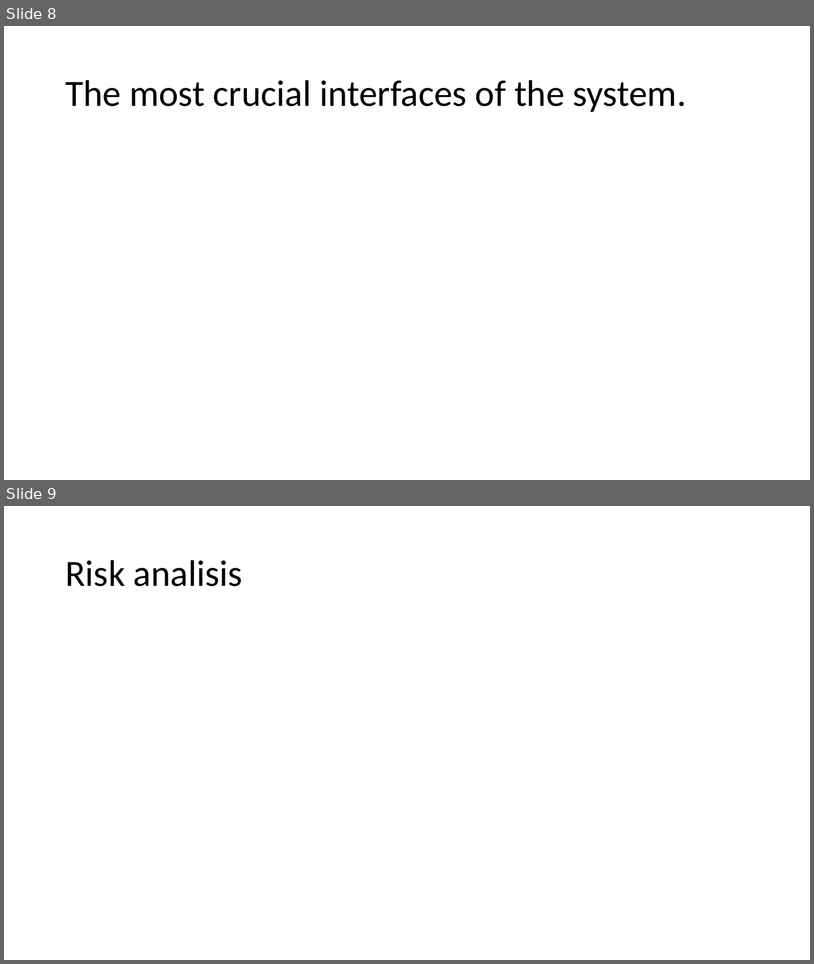
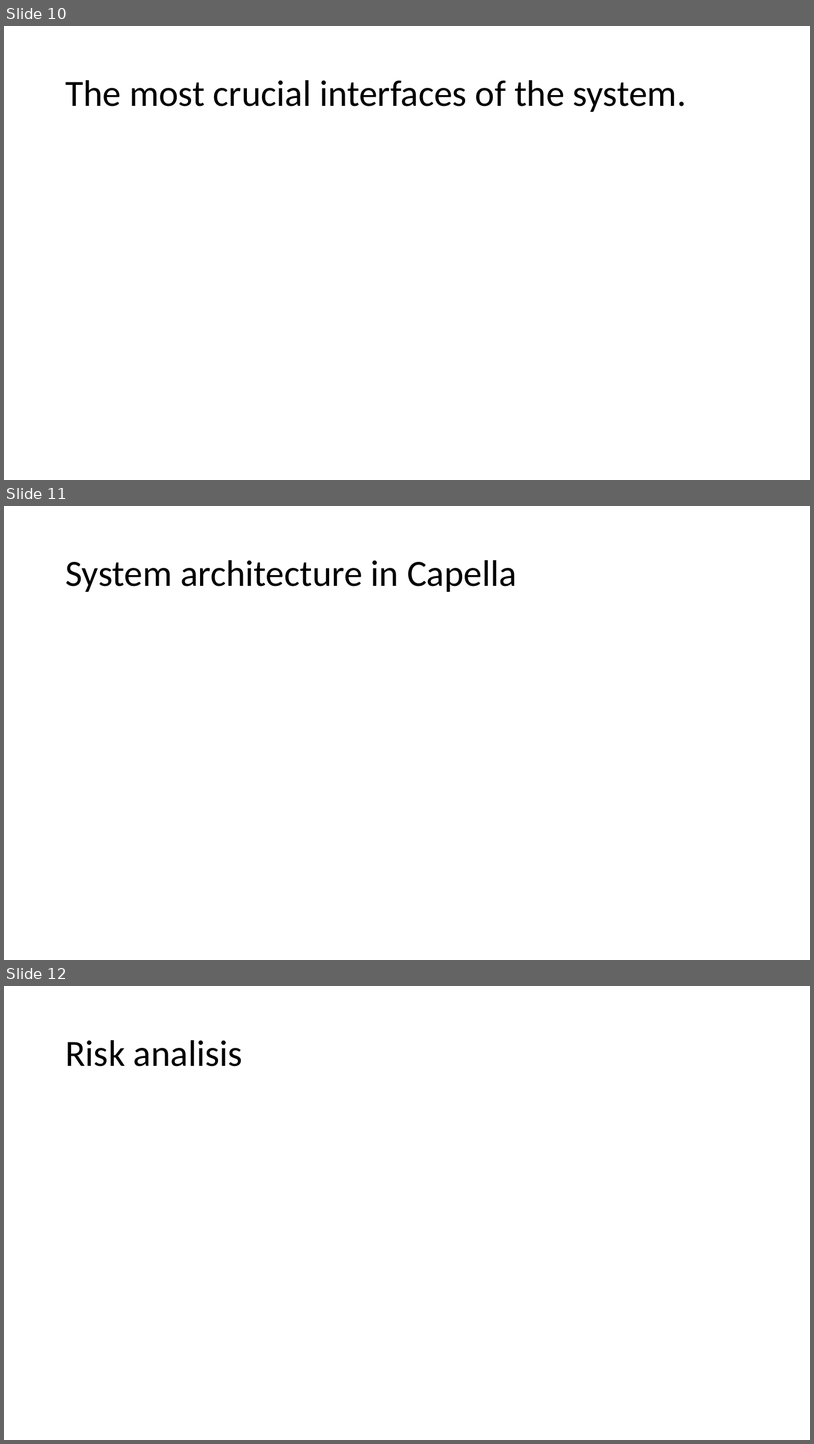
Before and after one commit to polonnikovasvetlana/SE_UAVArcticDelivery_Team5, a slide deck: PDR/PDR_pres.pptx. Shown one above the other, each under a label of ours: slides 8 and 9 before the commit, slides 10, 11 and 12 after it. The pictures are 814x964 and 814x1444 pixels, drawn with LibreOffice and Linux fonts; fonts in the diff are those of the drawing. Boxes give left, top, right and bottom in pixels: in the first picture for what was removed or moved away, otherwise in the second. Text is boxed around its words. In the diff, an @@ line names an element or a change of style, - is before the commit and + after.

```diff
--- a/PDR/PDR_pres.pptx
+++ b/PDR/PDR_pres.pptx
@@ slide 11 added at (x1=4, y1=506, x2=810, y2=960), background #FFFFFF @@
@@ title added at (x1=65, y1=560, x2=517, y2=592), 44 pt, text #000000 @@
+System architecture in Capella
@@ what was slide 8 is now slide 10 @@
@@ what was slide 9 is now slide 12 @@
```
Also in this commit, not shown: 2 slides changed, 3 other slides added, 1 slide removed, 9 other files.
